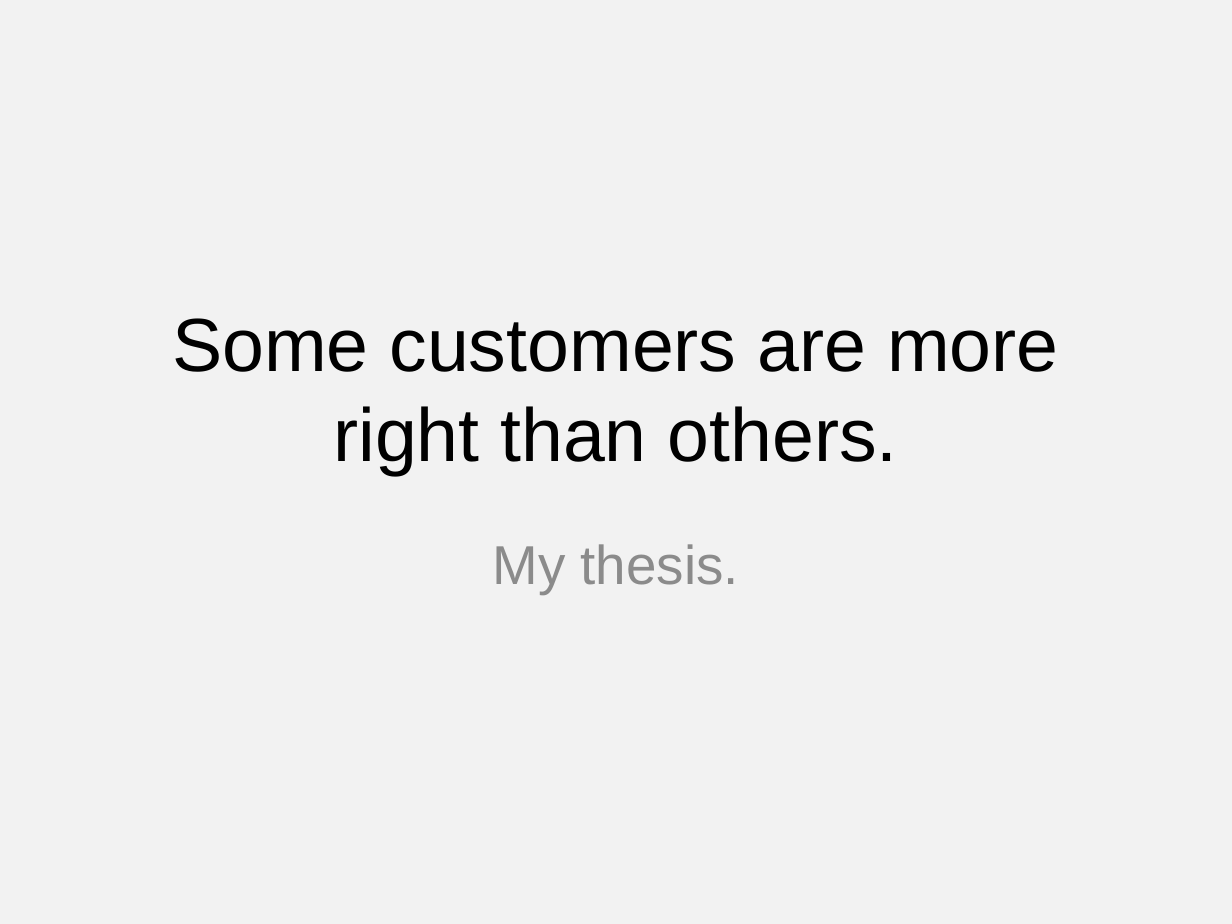
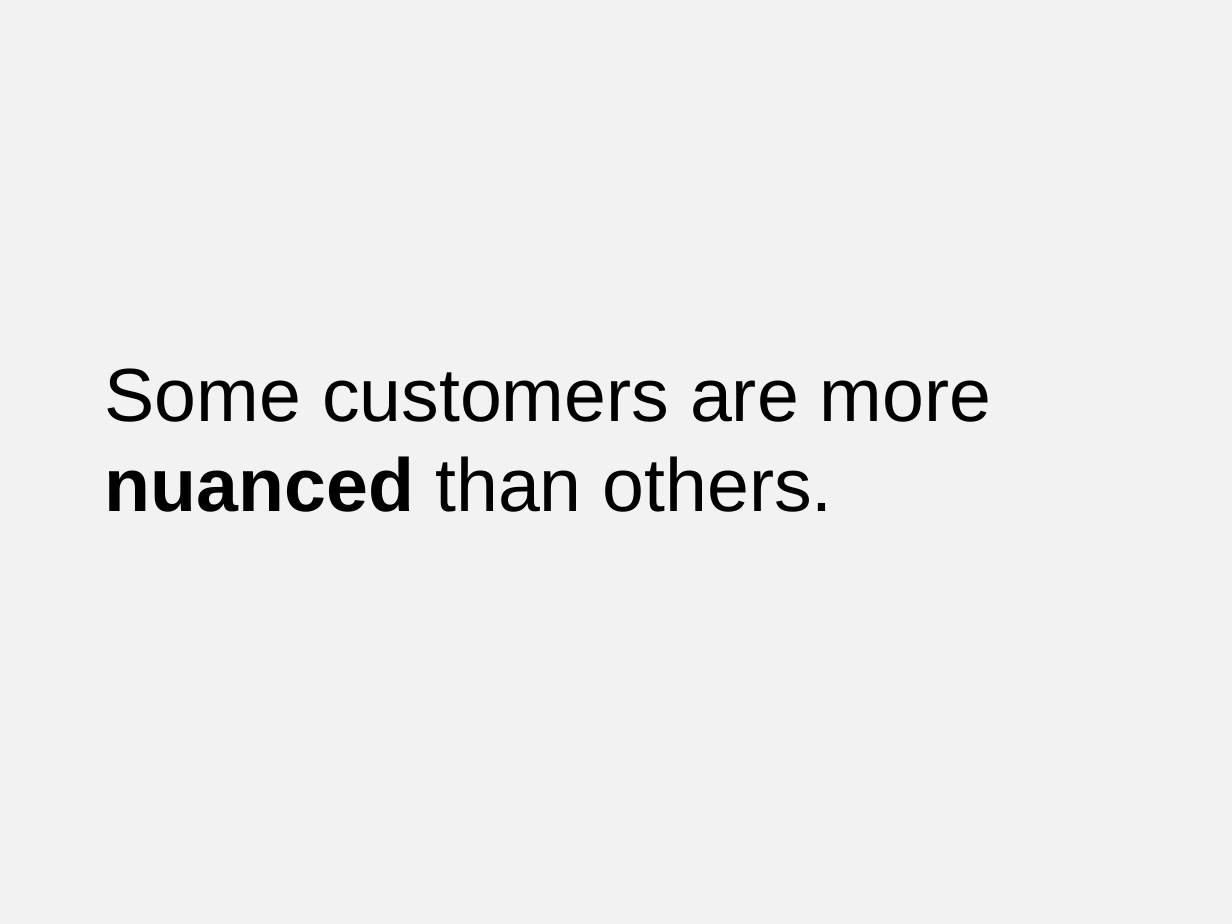
Before and after one commit to josiahdavis/earl, a slide deck: slide 12 of slides.pptx (slide 3 before the commit). Drawn at 1232x924 pixels with LibreOffice and Linux fonts; fonts in the diff are those of the drawing. Boxes give left, top, right and bottom in pixels: in the first picture for what was removed or moved away, otherwise in the second. Text is boxed around its words. In the diff, an @@ line names an element or a change of style, - is before the commit and + after.

```diff
--- a/slides.pptx
+++ b/slides.pptx
@@ title at (105,368,991,512): text changed @@
-Some customers are more right than others.
+Some customers are more nuanced than others.
@@ subtitle removed at (493,544,739,594) @@
-My thesis.
```
Also in this commit, not shown: 3 other slides changed, 19 slides added, 9 slides removed, 51 other files.
